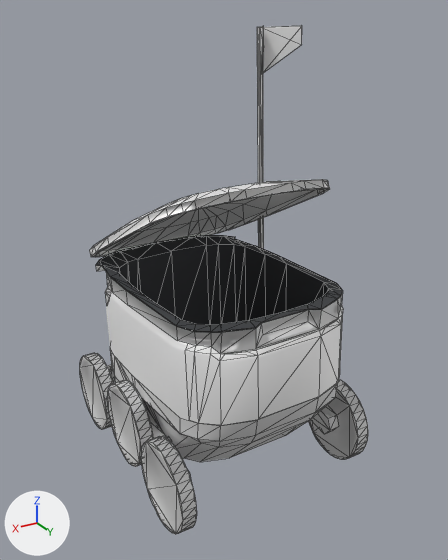
An edit to the glTF model public/e-model.gltf, drawn before and after from the same camera.
The view is the same before and after, from a 50 mm lens placed at (9.29, 15.66, 14.25), pointed at (-0.31, -0.34, 6.24). The lights are fixed; the arrows at lower left show +X, +Y and +Z. The picture after the commit comes second. Both versions are drawn at frame 5 of the action 'open lid'; the numbers are the values there. Mesh edges are drawn as thin lines on the coarser meshes. Vertices at exactly the same position are counted once.

The older version as bpy lines, for what is in view:
```python
ob_body_inside = bpy.data.objects.new('body inside', me_body_inside)
ob_body_inside.parent = ob_robot
ob_body_inside.location = (0.0, 1.723, 0.0)
ob_lid = bpy.data.objects.new('lid', me_lid_outside)
ob_lid.parent = ob_robot
ob_lid.location = (0.0, 612.9, 488.0)
ob_lid.rotation_euler = (0.419, 0.0, 0.0)  # degrees (24, 0, 0)
ob_lid_inside = bpy.data.objects.new('lid inside', me_lid_inside)
ob_lid_inside.parent = ob_lid
ob_lid_inside.location = (0.0, 0.000142, -0.0000889)
ob_wheel_back_left = bpy.data.objects.new('wheel back left', me_cube_007)
ob_wheel_back_left.parent = ob_rocker_bogie
ob_wheel_back_left.location = (-322.4, -1.926, -143.1)
ob_wheel_back_left.rotation_euler = (-0.317, 0.0, 0.0)  # degrees (-18, 0, 0)
# also in view: 'wheel middle right' at (3.22, -0.5, 1.85); 'wheel front right' at (3.22, -3.49, 1.4); 'body left' at (2.77, -0.38, 4.73); 'rocker-bogie' at (-0.01, 0.88, 1.65); 'robot' at (0.0, -0.52, 3.87)
```
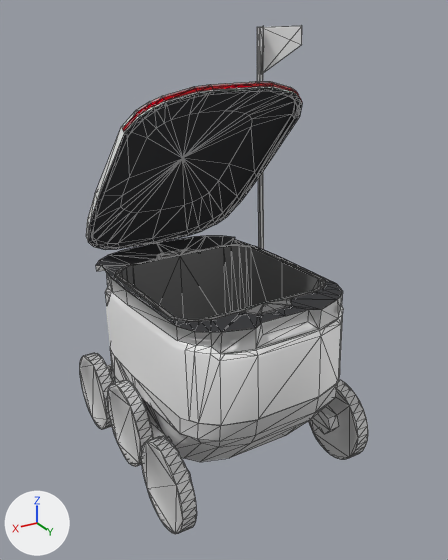
Diff of the bpy script that builds the scene:
```diff
--- a/public/e-model.gltf.py
+++ b/public/e-model.gltf.py
@@ mat_body_inside_light @@
 mat_body_inside_light = principled_material('body inside light')
-mat_body_inside_light.base_color = (1.0, 1.0, 1.0)  # white #ffffff
+mat_body_inside_light.base_color = (0.188, 0.188, 0.188)  # grey #787878
 mat_body_inside_light.metallic = 0.132
@@ mat_strip @@
+mat_strip = principled_material('strip')
+mat_strip.base_color = (0.8, 0.0, 0.00953)  # red #e70019
+mat_strip.metallic = 1.0
+mat_strip.roughness = 0.325
@@ me_body_inside @@
 # used by ob_body_inside; parent = ob_robot; location = (0.0, 1.723, 0.0)
-me_body_inside.from_pydata(...)  # 103 vertices, 177 faces; spans x -287.0..288.0, y 278.0..626.0, z -388.0..460.0
+me_body_inside.from_pydata(...)  # 68 vertices, 68 faces; spans x -287.0..287.0, y 0.0, z -498.0..350.0
+# me_body_inside part 1: the whole mesh is rebuilt
+# me_body_inside part 2
+# 68 vertices are added at x -287.0..287.0, y 0.0, z -498.0..350.0
+# 68 new faces join them
 me_body_inside.materials.append(mat_body_inside_dark)
@@ me_lid_inside @@
 me_lid_inside.from_pydata(...)  # 101 vertices, 175 faces; spans x -304.0..304.0, y -11.0..59.0, z -857.0..12.0
-me_lid_inside.materials.append(mat_body_inside_light)  # white #ffffff
+me_lid_inside.materials.append(mat_body_inside_dark)  # dark grey #37383b
@@ me_stip @@
+me_stip.from_pydata(...)  # 52 vertices, 102 faces; spans x -293.0..293.0, y -5.0..5.0, z 0.0..154.0
+me_stip.materials.append(mat_strip)  # red #e70019
@@ me_plane @@
+me_plane.from_pydata(...)  # 153 vertices, 276 faces; spans x -1.0..1.0, y -1.19..1.19, z -1.22..0.0
+me_plane.materials.append(mat_body_inside_light)  # grey #787878
@@ ob_body_inside @@
 ob_body_inside.parent = ob_robot
-ob_body_inside.location = (0.0, 1.723, 0.0)
+ob_body_inside.location = (0.0, 625.7, 110.3)
@@ ob_lid @@
 ob_lid.parent = ob_robot
-ob_lid.location = (0.0, 612.9, 488.0)
-ob_lid.rotation_euler = (0.419, 0.0, 0.0)  # degrees (24, 0, 0)
+ob_lid.location = (0.0, 631.4, 486.8)
+ob_lid.rotation_euler = (0.756, 0.0, 0.0)  # degrees (43, 0, 0)
@@ ob_lid_inside @@
 ob_lid_inside.parent = ob_lid
-ob_lid_inside.location = (0.0, 0.000142, -0.0000889)
+ob_lid_inside.location = (0.0, 0.0000381, -0.0000763)
@@ ob_strip @@
+ob_strip = bpy.data.objects.new('strip', me_stip)
+ob_strip.parent = ob_lid
+ob_strip.location = (0.0, 0.000122, -858.4)
@@ ob_basket @@
+ob_basket = bpy.data.objects.new('Basket', me_plane)
+ob_basket.parent = ob_robot
+ob_basket.location = (0.0, 628.0, -0.0000286)
+ob_basket.rotation_euler = (-1.571, 0.0, 0.0)  # degrees (-90, 0, 0)
+ob_basket.scale = (271.0, 271.0, 271.0)
```

Where the change shows, as pixel boxes (x1, y1, x2, y2) in the pictures (448 x 560 px):
'lid inside', recoloured, moved, turned
    before: (91, 188, 329, 257)
    after: (88, 88, 302, 250)
'body inside', reshaped, moved
    before: (96, 235, 343, 333)
    after: (96, 236, 342, 332)
'Basket', added
    after: (115, 245, 326, 322)
'lid', moved, turned
    before: (89, 179, 330, 256)
    after: (86, 81, 298, 241)
'strip', added
    after: (122, 83, 302, 132)
part 1 of me_body_inside, deleted
    before: (96, 235, 343, 333)
part 2 of me_body_inside, added
    after: (96, 236, 342, 332)
